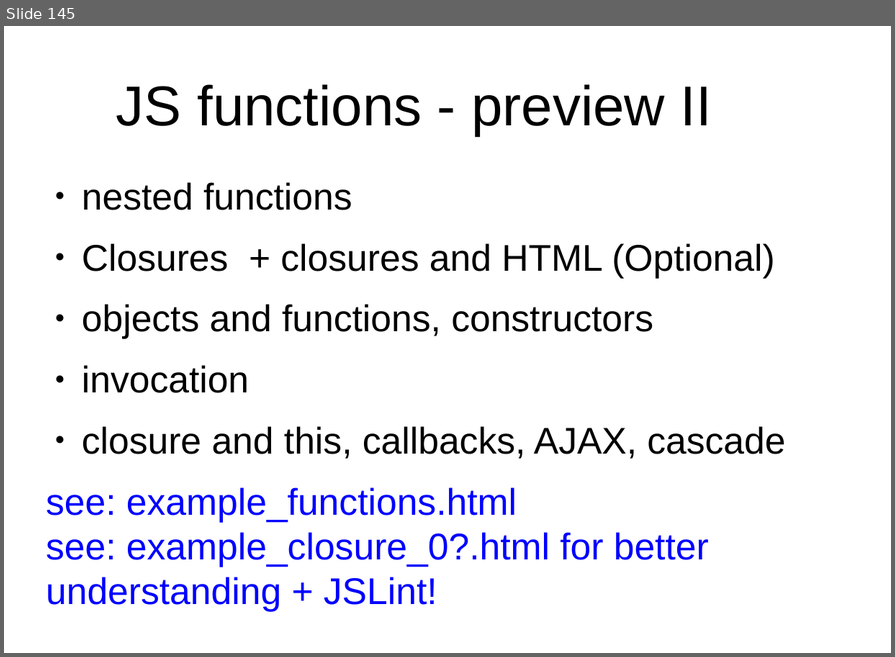
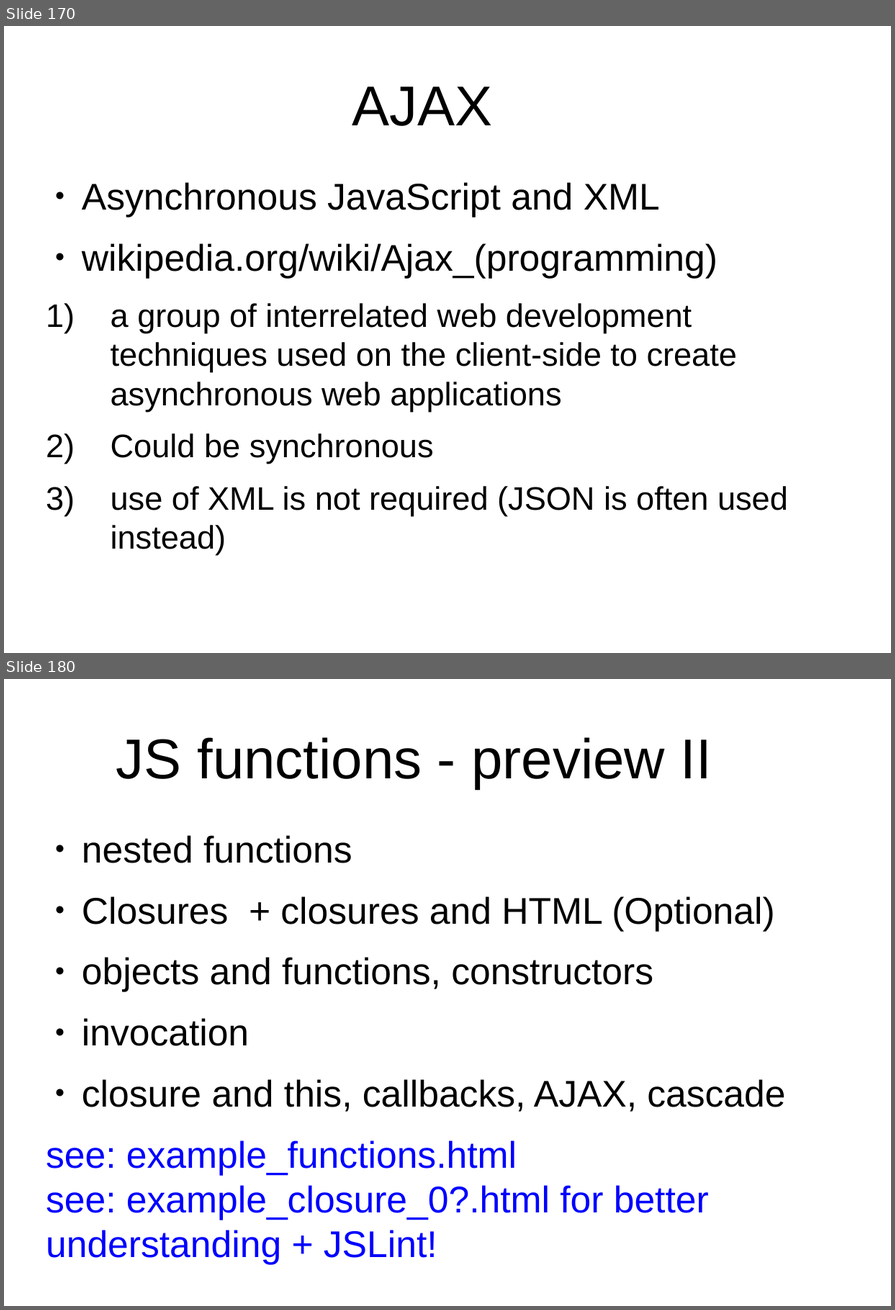
Before and after one commit to peterborkuti/other, a slide deck: JavaScriptBasics/jsbasics-slide.odp. Shown one above the other, each under a label of ours: slide 145 before the commit, slides 170 and 180 after it; the slides between them are not shown. The pictures are 895x657 and 895x1310 pixels, drawn with LibreOffice and Linux fonts; fonts in the diff are those of the drawing; background and template pictures are left out. Boxes give left, top, right and bottom in pixels: in the first picture for what was removed or moved away, otherwise in the second. Text is boxed around its words. In the diff, an @@ line names an element or a change of style, - is before the commit and + after.

```diff
--- a/JavaScriptBasics/jsbasics-slide.odp
+++ b/JavaScriptBasics/jsbasics-slide.odp
@@ slide 170 added at <box>4,26,891,653</box>, background #FFFFFF @@
@@ title added at <box>352,86,492,126</box>, 53.3 pt, text #000000 @@
+AJAX
@@ text added at <box>82,182,788,554</box>, 30.9 pt, text #000000 @@
+● Asynchronous JavaScript and XML
+● wikipedia.org/wiki/Ajax_(programming)
+  1) a group of interrelated web development techniques used on the client-side to create asynchronous web applications
+  2) Could be synchronous
+  3) use of XML is not required (JSON is often used instead)
@@ what was slide 145 is now slide 180 @@
```
Also in this commit, not shown: 1 slide changed, 34 other slides added, 2 other files.
